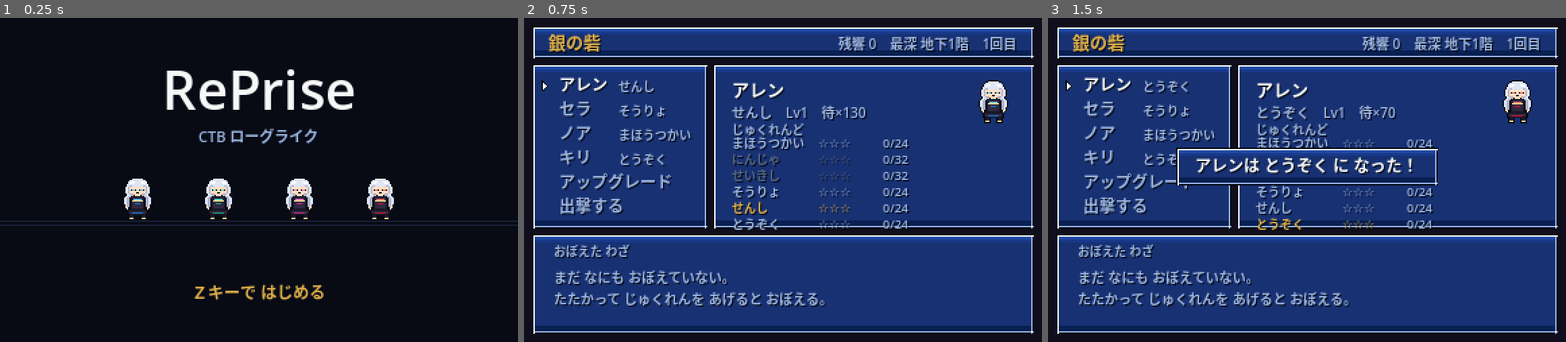
Above: before the commit, frames 1-3 (left to right).
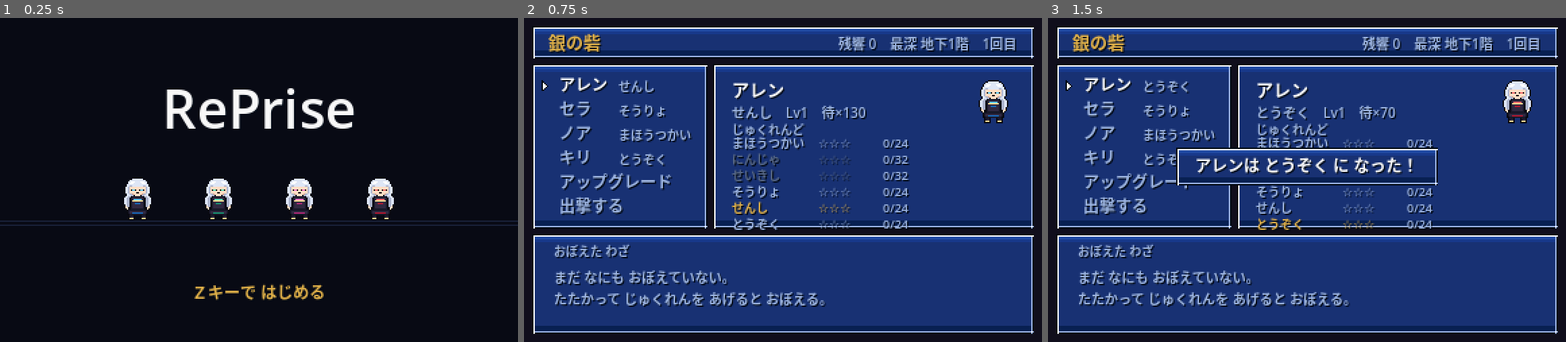
Above: after the commit, the same moments.

Repository: kino-6/RePrise
Game: Godot game, scene res://src/scenes/main.tscn
The game is run twice, just before and just after one commit, with the same random seed, the same clock (stepped at 60 frames per second) and the same inputs.
Inputs:
- Up to frame 1 (0.25 s): no input
- Up to frame 2 (0.75 s): tap Enter at 0.5 s; hold Right (ui_right) from 0.53 s (still down); tap Z (confirm) at 0.6 s
- Up to frame 3 (1.5 s): tap Z (confirm) at 1.25, 1.35 s; release Right (ui_right) at 1.28 s; hold Down (ui_down) from 1.28 s (still down)

The runs differ from the first frame. In frame 1, 3.2% of the frame differs, in the area x 32-69%, y 15-39%; in frame 2, nothing differs; in frame 3, nothing differs.

Commit message:
タイトルからジャンル表記を外す
題字だけにした。説明を足すと、そこにキャッチコピーを入れたくなる。

Co-Authored-By: Claude Opus 5 (1M context) <noreply@anthropic.com>

Diff:
--- a/src/scenes/title_view.gd
+++ b/src/scenes/title_view.gd
@@ -70,18 +70,12 @@
 	_draw_prompt()
 
 
+## 題字だけを置く。説明もキャッチコピーも入れない。
+## 何のゲームかは下に並んだ 4 人と、その下の戦績が伝える。
 func _draw_title() -> void:
 	var title := "RePrise"
 	var width := PixelUI.text_width(title, 40)
-	PixelUI.draw_text(self, Vector2((PixelUI.SCREEN.x - width) * 0.5, 68), title, PixelUI.C_TEXT, 40)
-
-	# ここはジャンル表記だけにしてある。キャッチコピーは作者が決めるもので、
-	# 埋めておくと決まったときに差し替え忘れる。
-	var tag := "CTB ローグライク"
-	var tag_width := PixelUI.text_width(tag, 11)
-	PixelUI.draw_text(
-		self, Vector2((PixelUI.SCREEN.x - tag_width) * 0.5, 92), tag, PixelUI.C_TEXT_DIM, 11
-	)
+	PixelUI.draw_text(self, Vector2((PixelUI.SCREEN.x - width) * 0.5, 82), title, PixelUI.C_TEXT, 40)
 
 
 func _draw_party() -> void:
Binary file changed: docs/preview/screen_title.png
